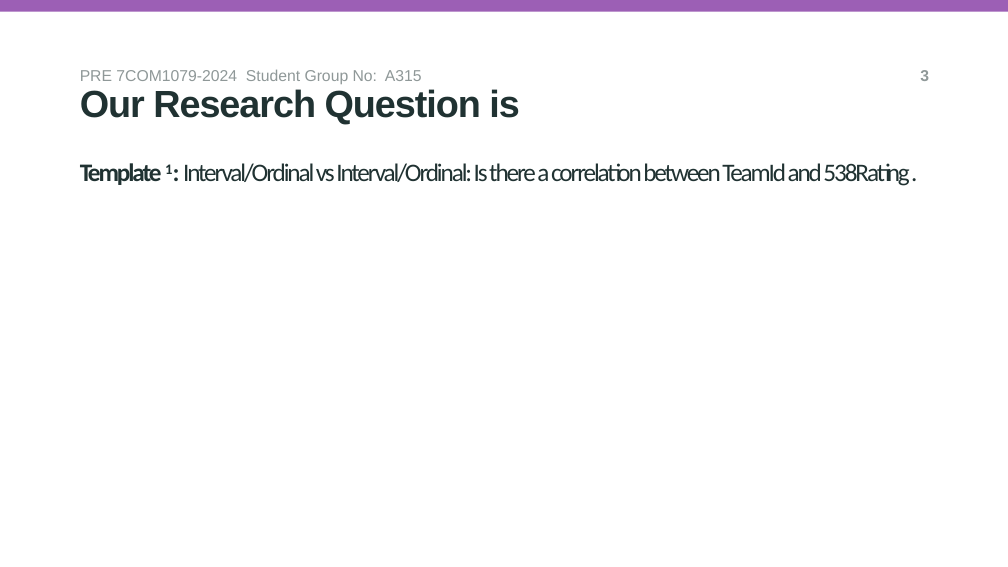
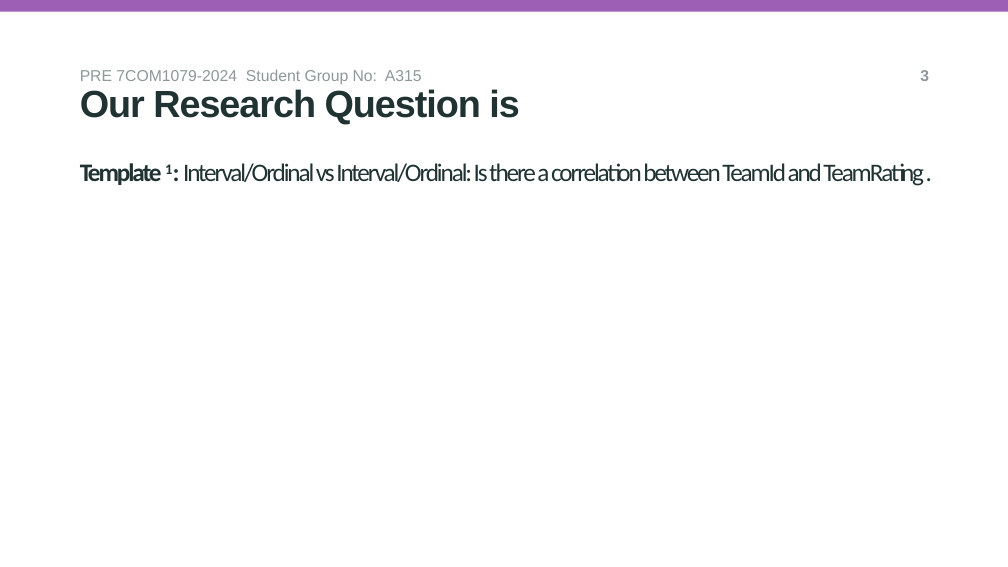
Before and after one commit to IbbiShahid/Research-Question-and-Visualisation, a slide deck: slide 4 of researchQuestion.pptx. Drawn at 1008x567 pixels with LibreOffice and Linux fonts; fonts in the diff are those of the drawing; background and template pictures are left out. Boxes give left, top, right and bottom in pixels: in the first picture for what was removed or moved away, otherwise in the second. Text is boxed around its words. In the diff, an @@ line names an element or a change of style, - is before the commit and + after.

```diff
--- a/researchQuestion.pptx
+++ b/researchQuestion.pptx
@@ title at bbox=[80, 163, 924, 186]: text changed @@
-Template 1: Interval/Ordinal vs Interval/Ordinal: Is there a correlation between TeamId and 538Rating .
+Template 1: Interval/Ordinal vs Interval/Ordinal: Is there a correlation between TeamId and TeamRating .
```
Also in this commit, not shown: 3 other slides changed.
